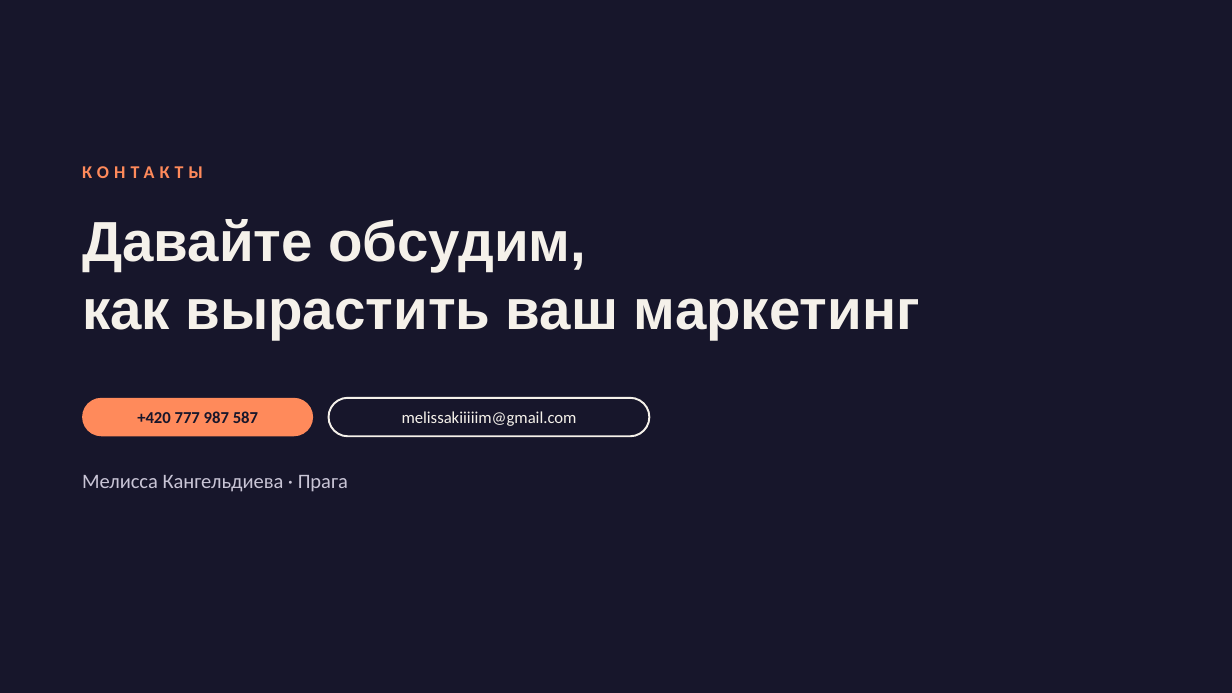
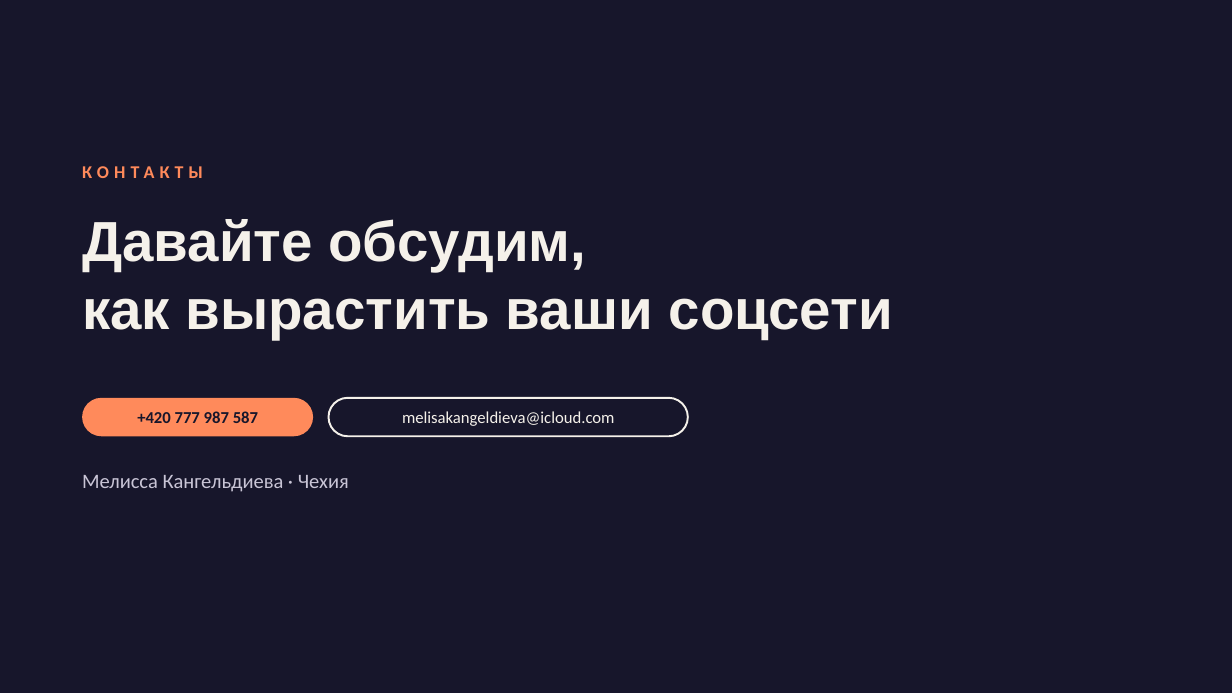
Before and after one commit to grosserschmid-wq/forexample, a slide deck: slide 10 of presentation/Kangeldieva_SMM.pptx (slide 11 before the commit). Drawn at 1232x693 pixels with LibreOffice and Linux fonts; fonts in the diff are those of the drawing. Boxes give left, top, right and bottom in pixels: in the first picture for what was removed or moved away, otherwise in the second. Text is boxed around its words. In the diff, an @@ line names an element or a change of style, - is before the commit and + after.

```diff
--- a/presentation/Kangeldieva_SMM.pptx
+++ b/presentation/Kangeldieva_SMM.pptx
@@ text at [82,298,893,339]: text changed @@
-как вырастить ваш маркетинг
+как вырастить ваши соцсети
@@ rounded rectangle: place and size @@
-rounded rectangle at [329,398,650,437]
+rounded rectangle at [329,398,689,437]
@@ text at [402,411,615,426]: text changed @@
-melissakiiiiim@gmail.com
+melisakangeldieva@icloud.com
@@ text at [82,475,349,492]: text changed @@
-Мелисса Кангельдиева · Прага
+Мелисса Кангельдиева · Чехия
```
Also in this commit, not shown: 2 other slides changed, 7 slides added, 8 slides removed, 2 other files.
